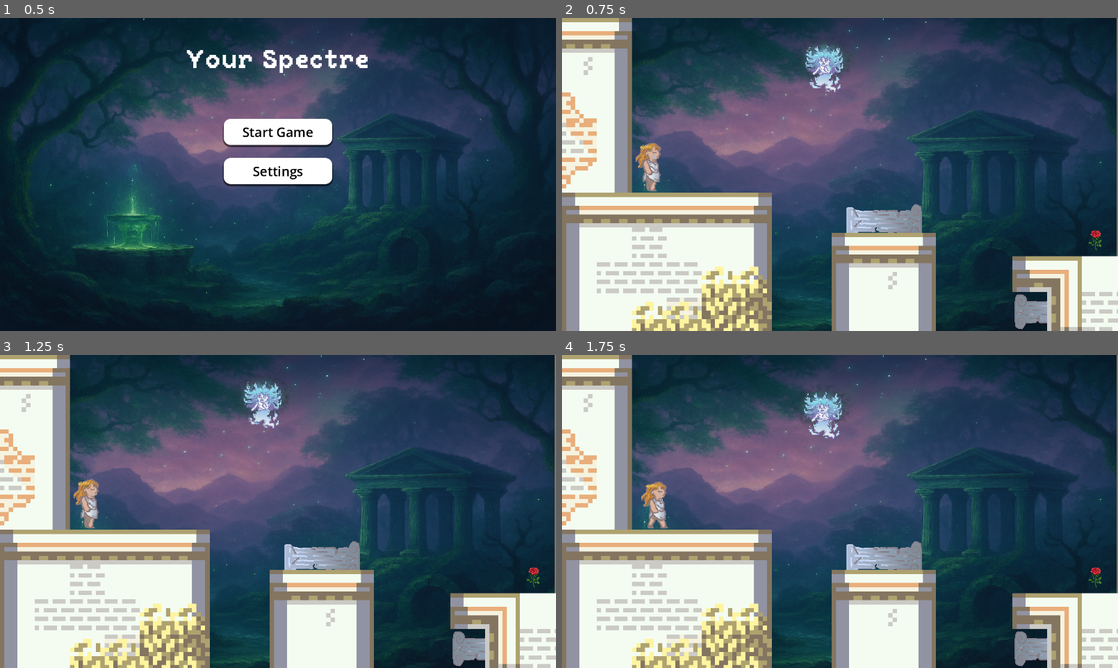
Above: before the commit, frames 1-4 (two rows, left to right).
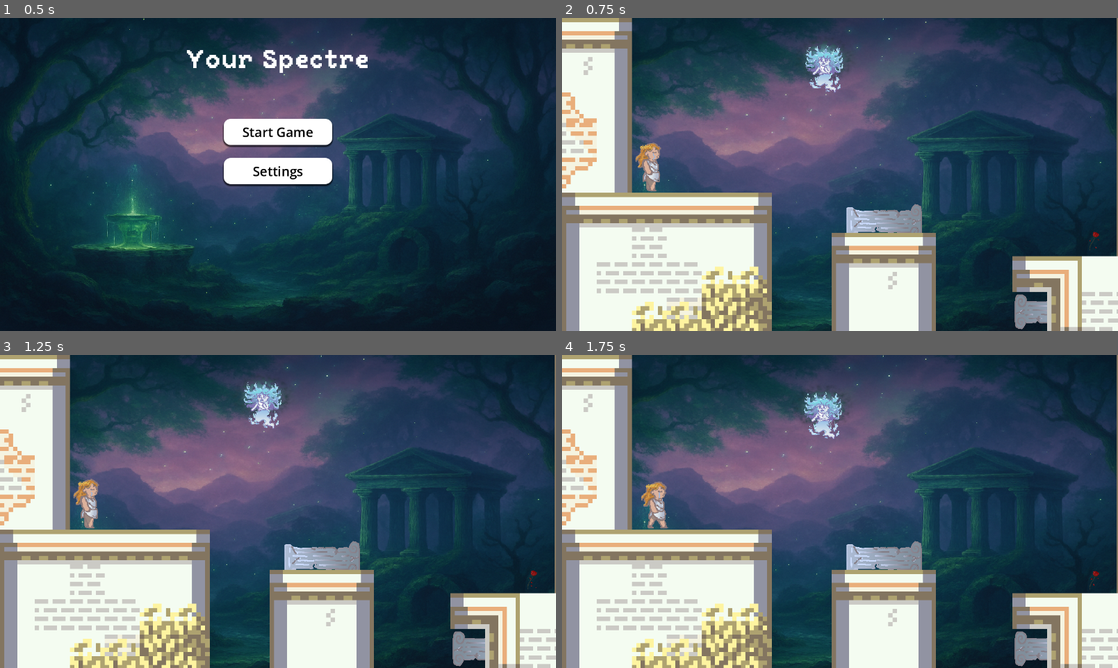
Above: after the commit, the same moments.

Repository: sammo4gun/jamsterdam
Game: Godot game, scene res://Scenes/main_menu.tscn
Same seed, same stepped clock (60 frames per second), same inputs: the game is played once before the commit and once after it. The engine's default icon, where the game draws it, is replaced by a stand-in: a white triangle on a blue panel in a dark square.
Inputs (mouse positions are in pixels of both pictures, inside the frame that each line leads up to):
- Up to frame 1 (0.5 s): no input
- Up to frame 2 (0.75 s): click "Start Game" at 0.5 s
- Up to frame 3 (1.25 s): no input
- Up to frame 4 (1.75 s): move the mouse to (812, 508) at 1.27 s; hold Right (right) from 1.28 s (still down); tap W (up) at 1.35, 1.52 s; click (812, 508) at 1.42 s

Frame 1 is identical in both runs. In frame 2, 0.1% of the frame differs, in the area x 13-98%, y 40-75%; in frame 3, 0.1%, in the area x 13-98%, y 39-75%; in frame 4, 0.1%.

Commit message:
sprites!!!

Diff:
--- a/Scenes/guy.tscn
+++ b/Scenes/guy.tscn
@@ -1,8 +1,19 @@
-[gd_scene load_steps=14 format=3 uid="uid://cctthl1q1bekw"]
+[gd_scene load_steps=29 format=3 uid="uid://cctthl1q1bekw"]
 
 [ext_resource type="Script" uid="uid://byxufi14rff50" path="res://Scripts/guy.gd" id="1_tj2cq"]
+[ext_resource type="Texture2D" uid="uid://ddtaolmdio5sa" path="res://Assets/Spritesheets/lilorph-rose.png" id="3_bh7l2"]
 [ext_resource type="Texture2D" uid="uid://b72atp81ca7vm" path="res://Assets/Spritesheets/lilorph-1.png" id="3_y2mbu"]
+[ext_resource type="Texture2D" uid="uid://cpkayupkwuow5" path="res://Assets/Spritesheets/lilorph-froight.png" id="4_bh7l2"]
 [ext_resource type="AudioStream" uid="uid://c7xem236jtcc" path="res://Assets/SFX/death.mp3" id="4_y2mbu"]
+[ext_resource type="Texture2D" uid="uid://cl0jwqk1qwsix" path="res://Assets/Spritesheets/lilorph-fall-1.png" id="5_7b8b7"]
+
+[sub_resource type="AtlasTexture" id="AtlasTexture_qi3w2"]
+atlas = ExtResource("5_7b8b7")
+region = Rect2(0, 135, 67, 135)
+
+[sub_resource type="AtlasTexture" id="AtlasTexture_dj6hp"]
+atlas = ExtResource("5_7b8b7")
+region = Rect2(134, 135, 67, 135)
 
 [sub_resource type="AtlasTexture" id="AtlasTexture_s5xhn"]
 atlas = ExtResource("3_y2mbu")
@@ -11,6 +22,46 @@
 [sub_resource type="AtlasTexture" id="AtlasTexture_y2mbu"]
 atlas = ExtResource("3_y2mbu")
 region = Rect2(100, 101, 50, 101)
+
+[sub_resource type="AtlasTexture" id="AtlasTexture_lknx3"]
+atlas = ExtResource("3_bh7l2")
+region = Rect2(0, 0, 50, 101)
+
+[sub_resource type="AtlasTexture" id="AtlasTexture_r7fgq"]
+atlas = ExtResource("3_bh7l2")
+region = Rect2(100, 0, 50, 101)
+
+[sub_resource type="AtlasTexture" id="AtlasTexture_a58om"]
+atlas = ExtResource("3_bh7l2")
+region = Rect2(0, 101, 50, 101)
+
+[sub_resource type="AtlasTexture" id="AtlasTexture_6qebs"]
+atlas = ExtResource("3_bh7l2")
+region = Rect2(100, 101, 50, 101)
+
+[sub_resource type="AtlasTexture" id="AtlasTexture_6vulk"]
+atlas = ExtResource("4_bh7l2")
+region = Rect2(0, 101, 50, 101)
+
+[sub_resource type="AtlasTexture" id="AtlasTexture_nopw7"]
+atlas = ExtResource("4_bh7l2")
+region = Rect2(100, 101, 50, 101)
+
+[sub_resource type="AtlasTexture" id="AtlasTexture_rx6cy"]
+atlas = ExtResource("4_bh7l2")
+region = Rect2(100, 0, 50, 101)
+
+[sub_resource type="AtlasTexture" id="AtlasTexture_b1sid"]
+atlas = ExtResource("4_bh7l2")
+region = Rect2(0, 0, 50, 101)
+
+[sub_resource type="AtlasTexture" id="AtlasTexture_rk1wh"]
+atlas = ExtResource("5_7b8b7")
+region = Rect2(0, 0, 67, 135)
+
+[sub_resource type="AtlasTexture" id="AtlasTexture_vrl18"]
+atlas = ExtResource("5_7b8b7")
+region = Rect2(134, 0, 67, 135)
 
 [sub_resource type="AtlasTexture" id="AtlasTexture_bh7l2"]
 atlas = ExtResource("3_y2mbu")
@@ -31,14 +82,60 @@
 [sub_resource type="SpriteFrames" id="SpriteFrames_5adle"]
 animations = [{
 "frames": [{
+"duration": 1.0,
+"texture": SubResource("AtlasTexture_qi3w2")
+}, {
+"duration": 1.0,
+"texture": SubResource("AtlasTexture_dj6hp")
+}],
+"loop": true,
+"name": &"Fall",
+"speed": 3.0
+}, {
+"frames": [{
 "duration": 3.0,
 "texture": SubResource("AtlasTexture_s5xhn")
 }, {
 "duration": 3.0,
 "texture": SubResource("AtlasTexture_y2mbu")
+}, {
+"duration": 1.0,
+"texture": SubResource("AtlasTexture_lknx3")
+}, {
+"duration": 1.0,
+"texture": SubResource("AtlasTexture_r7fgq")
+}, {
+"duration": 1.0,
+"texture": SubResource("AtlasTexture_a58om")
+}, {
+"duration": 5.0,
+"texture": SubResource("AtlasTexture_6qebs")
 }],
 "loop": false,
 "name": &"FindHope",
+"speed": 3.0
+}, {
+"frames": [{
+"duration": 1.0,
+"texture": SubResource("AtlasTexture_6vulk")
+}, {
+"duration": 1.0,
+"texture": SubResource("AtlasTexture_nopw7")
+}, {
+"duration": 1.0,
+"texture": SubResource("AtlasTexture_6vulk")
+}, {
+"duration": 1.0,
+"texture": SubResource("AtlasTexture_nopw7")
+}, {
+"duration": 1.0,
+"texture": SubResource("AtlasTexture_rx6cy")
+}, {
+"duration": 1.0,
+"texture": SubResource("AtlasTexture_b1sid")
+}],
+"loop": false,
+"name": &"Frighten",
 "speed": 5.0
 }, {
 "frames": [{
@@ -50,6 +147,17 @@
 }],
 "loop": true,
 "name": &"Idle",
+"speed": 5.0
+}, {
+"frames": [{
+"duration": 1.0,
+"texture": SubResource("AtlasTexture_rk1wh")
+}, {
+"duration": 1.0,
+"texture": SubResource("AtlasTexture_vrl18")
+}],
+"loop": false,
+"name": &"Startfall",
 "speed": 5.0
 }, {
 "frames": [{
@@ -87,7 +195,7 @@
 position = Vector2(-3, -9)
 scale = Vector2(1.25773, 1.17388)
 sprite_frames = SubResource("SpriteFrames_5adle")
-animation = &"FindHope"
+animation = &"Fall"
 autoplay = "Walking"
 
 [node name="BodyCollision" type="CollisionShape2D" parent="."]
--- a/Scenes/rose.tscn
+++ b/Scenes/rose.tscn
@@ -1,10 +1,47 @@
-[gd_scene load_steps=4 format=3 uid="uid://k2kwvg3avs8t"]
+[gd_scene load_steps=10 format=3 uid="uid://k2kwvg3avs8t"]
 
 [ext_resource type="Script" uid="uid://8jikytf8eyjt" path="res://Scripts/rose.gd" id="1_o2c0a"]
 [ext_resource type="Texture2D" uid="uid://csr56pl0qlxrp" path="res://Assets/Images/rose.png" id="2_v1vrc"]
+[ext_resource type="Texture2D" uid="uid://hdordk6amk0e" path="res://Assets/rose-1.png" id="3_1oyv0"]
 
 [sub_resource type="RectangleShape2D" id="RectangleShape2D_v1vrc"]
 size = Vector2(34, 48)
+
+[sub_resource type="AtlasTexture" id="AtlasTexture_1tqnp"]
+atlas = ExtResource("3_1oyv0")
+region = Rect2(0, 0, 261, 293)
+
+[sub_resource type="AtlasTexture" id="AtlasTexture_36pvy"]
+atlas = ExtResource("3_1oyv0")
+region = Rect2(261, 0, 261, 293)
+
+[sub_resource type="AtlasTexture" id="AtlasTexture_u4tj5"]
+atlas = ExtResource("3_1oyv0")
+region = Rect2(0, 293, 261, 293)
+
+[sub_resource type="AtlasTexture" id="AtlasTexture_e4kmm"]
+atlas = ExtResource("3_1oyv0")
+region = Rect2(261, 293, 261, 293)
+
+[sub_resource type="SpriteFrames" id="SpriteFrames_wx2i5"]
+animations = [{
+"frames": [{
+"duration": 1.0,
+"texture": SubResource("AtlasTexture_1tqnp")
+}, {
+"duration": 1.0,
+"texture": SubResource("AtlasTexture_36pvy")
+}, {
+"duration": 1.0,
+"texture": SubResource("AtlasTexture_u4tj5")
+}, {
+"duration": 1.0,
+"texture": SubResource("AtlasTexture_e4kmm")
+}],
+"loop": true,
+"name": &"default",
+"speed": 3.0
+}]
 
 [node name="Rose" type="Area2D"]
 script = ExtResource("1_o2c0a")
@@ -14,5 +51,12 @@
 shape = SubResource("RectangleShape2D_v1vrc")
 
 [node name="Sprite2D" type="Sprite2D" parent="."]
+visible = false
 scale = Vector2(0.1, 0.1)
 texture = ExtResource("2_v1vrc")
+
+[node name="Rose" type="AnimatedSprite2D" parent="."]
+position = Vector2(3, -6.77626e-21)
+scale = Vector2(0.154864, 0.154864)
+sprite_frames = SubResource("SpriteFrames_wx2i5")
+autoplay = "default"
--- a/Scripts/guy.gd
+++ b/Scripts/guy.gd
@@ -13,8 +13,10 @@
 var direction = 1
 var is_sad = false
 var first_ponder = true
-var scared_time = 1
 var has_hope = false
+
+var scared_time = 0;
+var airtime = 0.0;
 
 func _ready() -> void:
 	ponder_sadly()
@@ -31,17 +33,30 @@
 			die_and_reset()
 			return
 
-		if not is_on_floor():
+		if is_on_floor():
+			if is_sad:
+				velocity.x = 0
+			else:
+				velocity.x = speed * direction
+				if airtime > 0.3:
+					animator.play("Walking")
+				airtime = 0.0
+		else:
+			airtime += delta
 			velocity.y += gravity * delta
-		if not is_sad:
-			velocity.x = speed * direction
-		if is_sad and is_on_floor():
-			velocity.x = 0
-		if is_sad and not is_on_floor():
-			velocity.x = speed * direction / 3.0
-		if scared_time > 0:
+			if not is_sad:
+				velocity.x = speed * direction / 2.0
+			if scared_time > 0.0:
+				velocity.x *= 1.8
+			elif airtime > 0.6 and airtime <= 1.0:
+				animator.play('Startfall')
+			elif airtime > 1.0:
+				animator.play("Fall")
+
+		if scared_time > 0.0:
 			scared_time -= delta
-			velocity.x /= 2
+			if scared_time <= 0.0:
+				animator.play("Walking")
 	move_and_slide()
 
 func ponder_sadly():
@@ -75,15 +90,15 @@
 	get_tree().reload_current_scene()
 
 func frighten():
-	if is_on_floor():
+	if is_on_floor() and not has_hope:
+		scared_time = 1.5
+		animator.play("Frighten")
 		velocity.y = -jump_strength
-		scared_time = 1.5
 		return true
 	else:
 		return false
 
 func find_hope():
-	print('yo')
 	velocity.x = 0
 	animator.play('FindHope')
 	has_hope = true
@@ -107,5 +122,4 @@
 
 func _on_animated_sprite_2d_animation_finished() -> void:
 	if has_hope:
-		print('ueooo')
 		get_parent().next_level()
--- a/Scripts/rose.gd
+++ b/Scripts/rose.gd
@@ -1,7 +1,16 @@
 extends Area2D
+
+@onready var sprite = $"Rose"
+var basepos
+var time = 0
 
 func _ready():
 	self.body_entered.connect(_on_body_entered)
+	basepos = sprite.position
+
+func _process(delta: float) -> void:
+	time += delta
+	sprite.position.y = basepos.y + sin(time * 1.5) * 6
 
 func _on_body_entered(body):
 	if body.is_in_group("Guy"):
Binary file added: Assets/Spritesheets/lilorph-fall-1.png
Not shown, added: Assets/Spritesheets/lilorph-fall-1.png.import
Binary file added: Assets/Spritesheets/lilorph-fall-loop.png
Not shown, added: Assets/Spritesheets/lilorph-fall-loop.png.import
Binary file added: Assets/Spritesheets/lilorph-froight.png
Not shown, added: Assets/Spritesheets/lilorph-froight.png.import
Binary file added: Assets/Spritesheets/lilorph-rose.png
Not shown, added: Assets/Spritesheets/lilorph-rose.png.import
Binary file added: Assets/rose-1.png
Not shown, added: Assets/rose-1.png.import
